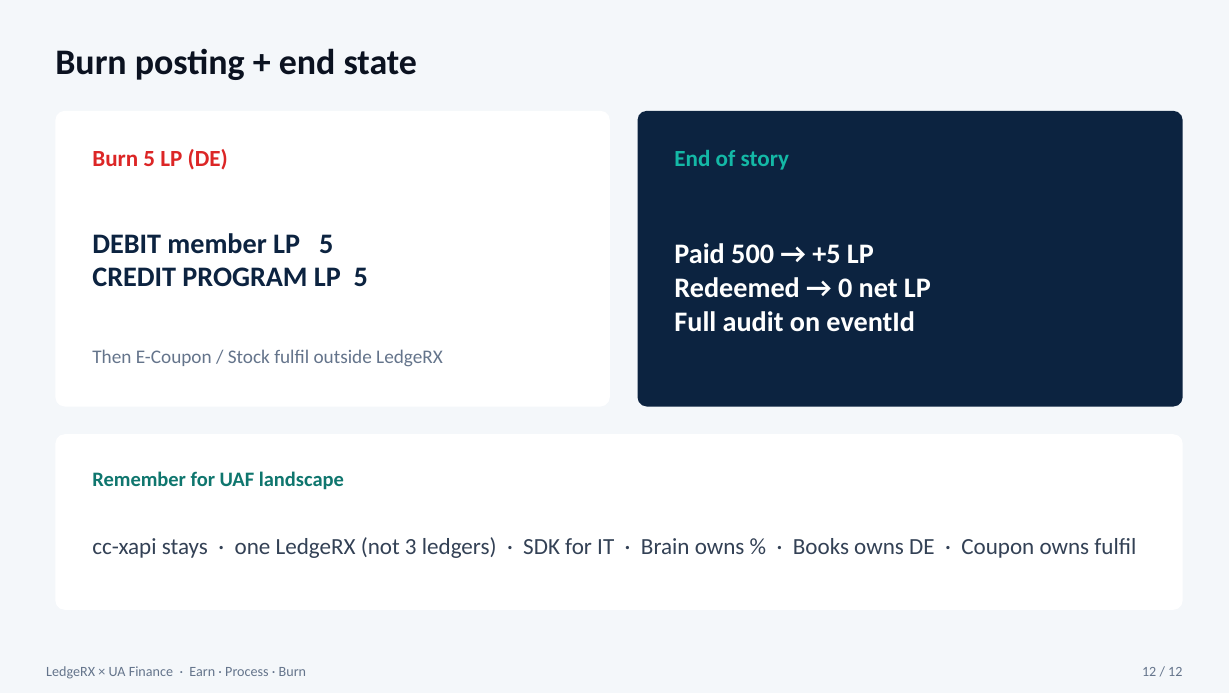
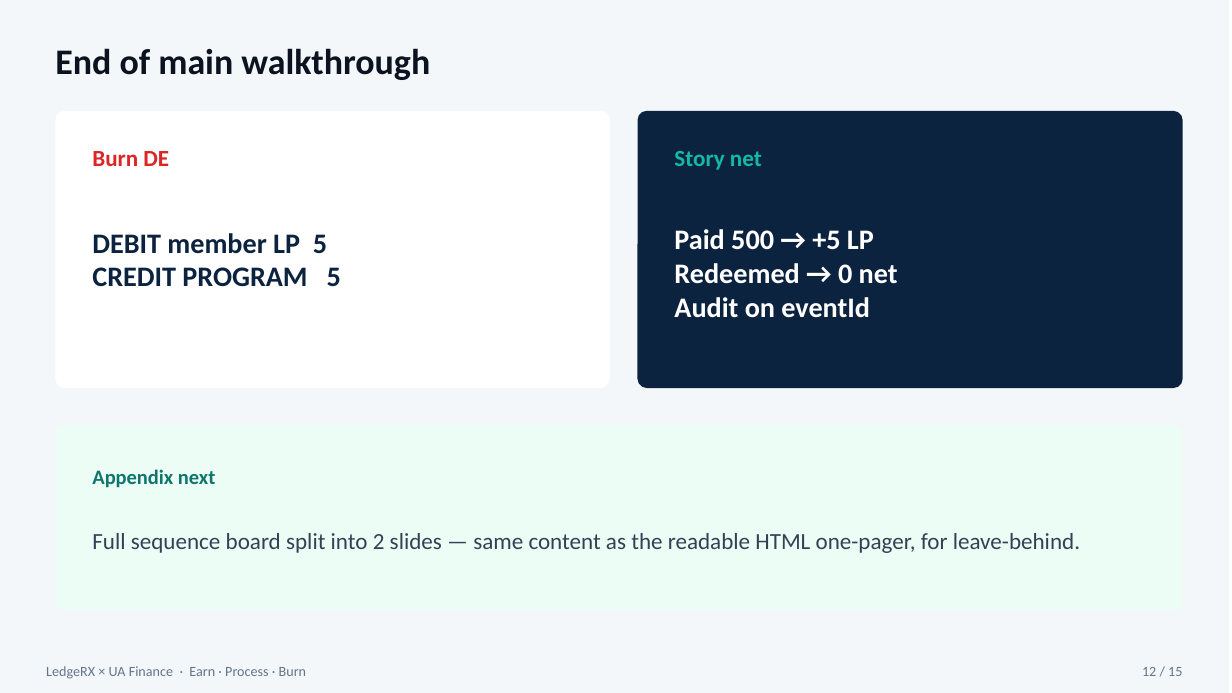
Before and after one commit to yky32/ledger-engine, a slide deck: slide 12 of docs/decks/LedgeRX-UAFinance-Earn-Burn-Slides.pptx. Drawn at 1232x693 pixels with LibreOffice and Linux fonts; fonts in the diff are those of the drawing. Boxes give left, top, right and bottom in pixels: in the first picture for what was removed or moved away, otherwise in the second. Text is boxed around its words. In the diff, an @@ line names an element or a change of style, - is before the commit and + after.

Commit message:
docs: appendix sequence board split into 2 slides (earn + burn halves)

```diff
--- a/docs/decks/LedgeRX-UAFinance-Earn-Burn-Slides.pptx
+++ b/docs/decks/LedgeRX-UAFinance-Earn-Burn-Slides.pptx
@@ text at (55, 48, 430, 80): text changed @@
-Burn posting + end state
+End of main walkthrough
@@ rounded rectangle: place and size @@
-rounded rectangle at (55, 111, 610, 407)
+rounded rectangle at (55, 111, 610, 388)
@@ rounded rectangle at (55, 111, 610, 388): proportions changed @@
@@ rounded rectangle at (638, 111, 1183, 388): proportions changed @@
@@ rounded rectangle: place and size @@
-rounded rectangle at (638, 111, 1183, 407)
+rounded rectangle at (638, 111, 1183, 388)
@@ text at (92, 151, 169, 166): text changed @@
-Burn 5 LP (DE)
+Burn DE
@@ text at (674, 151, 762, 170): text changed @@
-End of story
+Story net
@@ text at (92, 267, 341, 287): text changed @@
-CREDIT PROGRAM LP 5
+CREDIT PROGRAM 5
@@ text at (674, 263, 898, 318): text changed @@
-Redeemed → 0 net LP
-Full audit on eventId
+Redeemed → 0 net
+Audit on eventId
@@ text removed at (92, 349, 443, 367) @@
-Then E-Coupon / Stock fulfil outside LedgeRX
@@ rounded rectangle: place and size @@
-rounded rectangle at (55, 434, 1183, 610)
+rounded rectangle at (55, 425, 1183, 610)
@@ rounded rectangle at (55, 425, 1183, 610): fill #FFFFFF to #ECFDF5; proportions changed @@
@@ text removed at (92, 471, 344, 490) @@
-Remember for UAF landscape
@@ text added at (92, 469, 215, 488), 16 pt, text #0F766E, bold @@
+Appendix next
@@ text removed at (92, 537, 1136, 558) @@
-cc-xapi stays · one LedgeRX (not 3 ledgers) · SDK for IT · Brain owns % · Books owns DE · Coupon owns fulfil
@@ text added at (92, 533, 1080, 553), 18 pt, text #334155 @@
+Full sequence board split into 2 slides — same content as the readable HTML one-pager, for leave-behind.
@@ text at (1142, 667, 1182, 676): text changed @@
-12 / 12
+12 / 15
```
Also in this commit, not shown: 11 other slides changed, 3 slides added, 7 other files.
